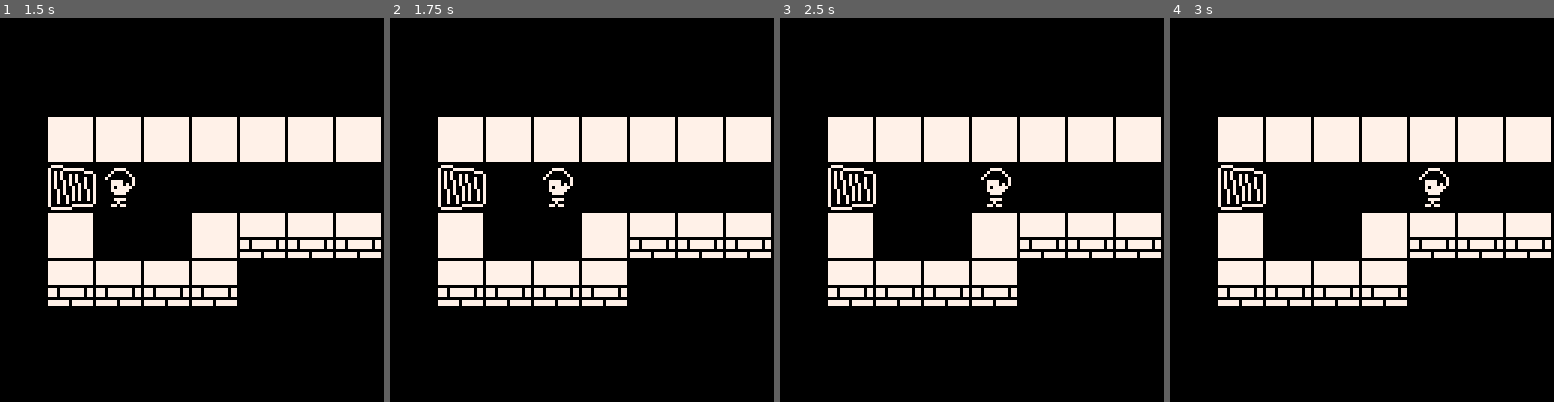
Above: before the commit, frames 1-4 (left to right).
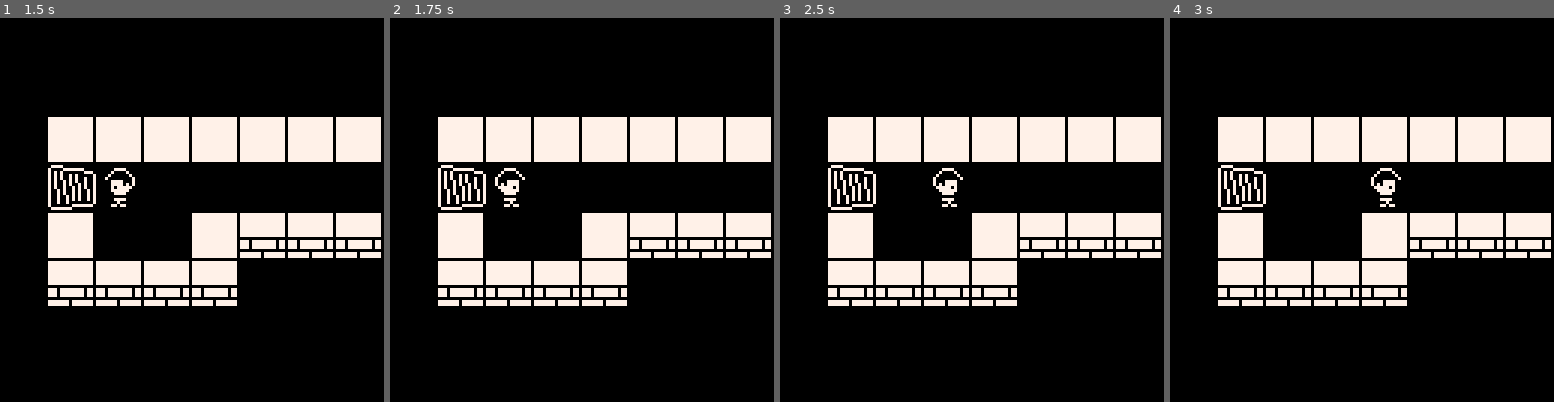
Above: after the commit, the same moments.

Repository: lucasmncastro/davis-puzzle
Game: PICO-8 cartridge davi.p8
Same seed, same stepped clock (60 frames per second), same inputs: the game is played once before the commit and once after it.
Inputs:
- Up to frame 1 (1.5 s): no input
- Up to frame 2 (1.75 s): hold Right from 1.6 s (still down)
- Up to frame 3 (2.5 s): release Right at 2.1 s; hold Up 2.15-2.42 s; hold Right from 2.47 s (still down)
- Up to frame 4 (3 s): keep holding Right

Frame 1 is identical in both runs. In frame 2, 0.6% of the frame differs, in the area x 27-48%, y 39-50%; in frame 3, 0.6%; in frame 4, 0.6%.

Commit message:
Flip the player sprite according to direction

Diff:
--- a/davi.p8
+++ b/davi.p8
@@ -2,7 +2,7 @@
 version 42
 __lua__
 -- main
--- - trocar posicao
+-- x trocar posicao
 -- - mover caixa
 -- - animacao entre quadros
 -- - identificar sucesso
@@ -18,6 +18,7 @@
  p={
  	x=0,
  	y=0,
+ 	p=3
  }
  start=find_start(0,0)
  p.x=start[1]
@@ -30,10 +31,18 @@
  local y=p.y
  local step=16
  if btnp(⬅️) then
-  x-=step
+  if p.p==3 then
+   x-=step
+  else
+   p.p=3
+  end
  end
  if btnp(➡️) then
-  x+=step
+  if p.p==1 then
+   x+=step
+  else
+   p.p=1
+  end
  end
  if btnp(⬆️) then
   y-=step
@@ -56,7 +65,7 @@
  map()
 
  color(3)
- spr(66,p.x,p.y,2,2)
+ spr(66,p.x,p.y,2,2,(p.p==1))
  --debug_map()
 end
 -->8
